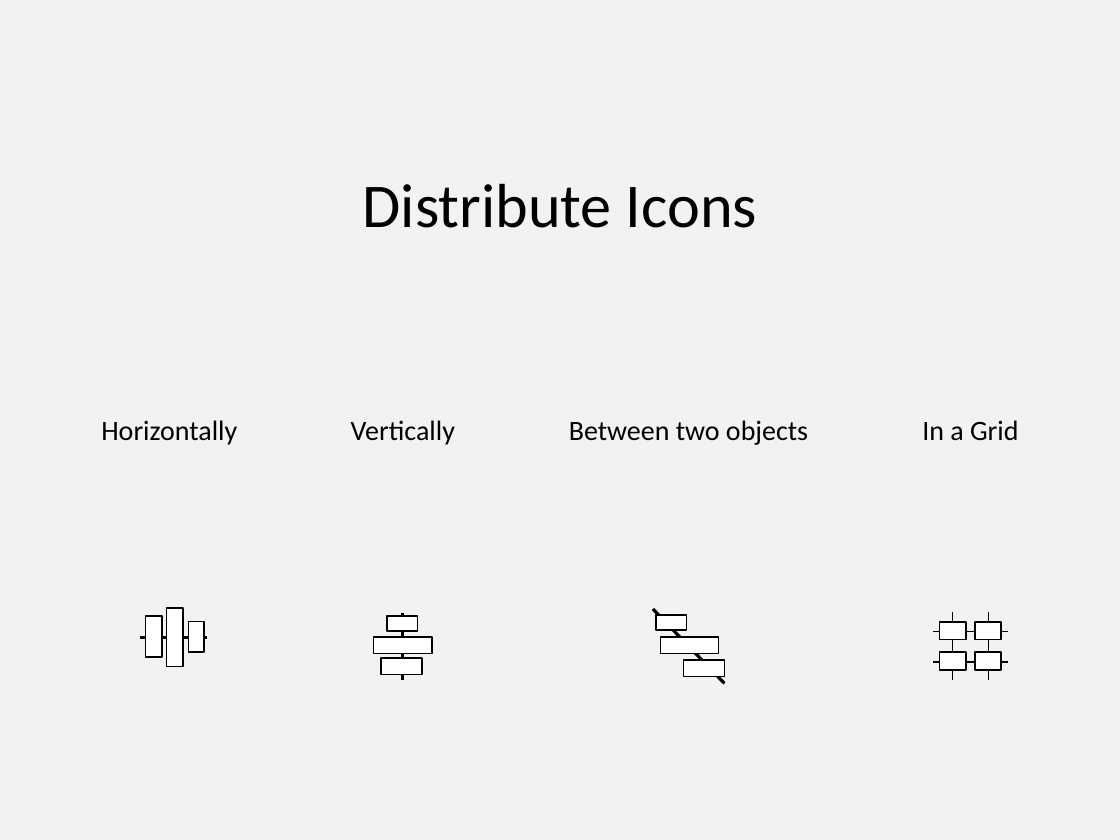
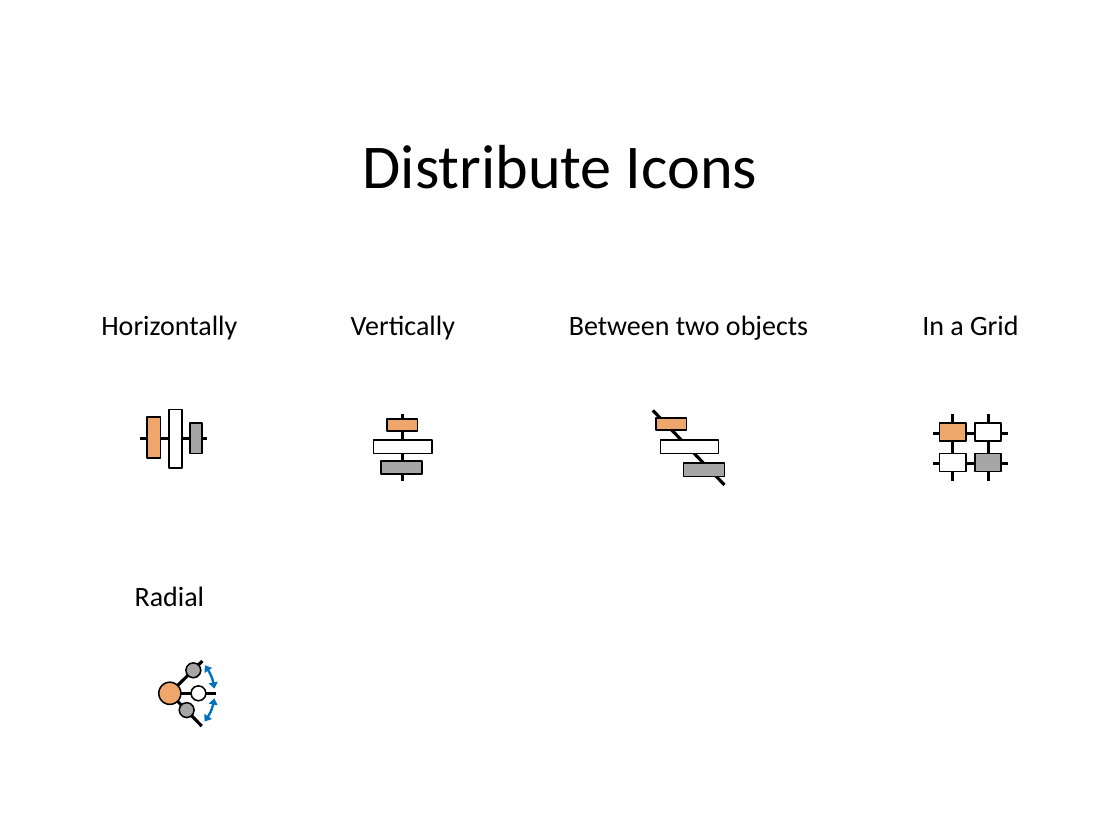
Before and after one commit to PowerPointLabs/PowerPointLabs, a slide deck: slide 4 of doc/Icons-PositionsLab.pptx. Drawn at 1120x840 pixels with LibreOffice and Linux fonts; fonts in the diff are those of the drawing. Boxes give left, top, right and bottom in pixels: in the first picture for what was removed or moved away, otherwise in the second. Text is boxed around its words. In the diff, an @@ line names an element or a change of style, - is before the commit and + after.

```diff
--- a/doc/Icons-PositionsLab.pptx
+++ b/doc/Icons-PositionsLab.pptx
@@ background #F2F2F2 to #FFFFFF @@
@@ text "Distribute Icons" moved from (x1=363, y1=183, x2=757, y2=228) to (x1=363, y1=144, x2=757, y2=189) @@
@@ 4 texts moved together from (x1=101, y1=420, x2=1018, y2=445) to (x1=101, y1=315, x2=1018, y2=340) @@
@@ rectangle moved from (x1=166, y1=609, x2=183, y2=667) to (x1=169, y1=410, x2=183, y2=468) @@
@@ rectangle resized from (x1=386, y1=616, x2=417, y2=632) to (x1=386, y1=419, x2=417, y2=431) @@
@@ fill #FFFFFF to #EFA66B in 4 elements at (x1=940, y1=423, x2=965, y2=441), (x1=147, y1=417, x2=161, y2=459), (x1=386, y1=419, x2=417, y2=431), (x1=656, y1=418, x2=687, y2=430) @@
@@ rectangle resized from (x1=656, y1=615, x2=687, y2=631) to (x1=656, y1=418, x2=687, y2=430) @@
@@ line (952, 413) - (952, 482): stroke #000000 0.75 pt to #000000 2 pt @@
@@ line (989, 413) - (989, 482): stroke #000000 0.75 pt to #000000 2 pt @@
@@ 7 lines, 6 rectangles moved together from (x1=140, y1=609, x2=1008, y2=683) to (x1=140, y1=410, x2=1008, y2=485) @@
@@ fill #FFFFFF to #A6A6A6 in 4 elements at (x1=974, y1=454, x2=1000, y2=472), (x1=381, y1=461, x2=422, y2=475), (x1=683, y1=464, x2=725, y2=477), (x1=189, y1=423, x2=202, y2=454) @@
@@ line (1008, 433) - (933, 433): stroke #000000 0.75 pt to #000000 2 pt @@
@@ 4 rectangles moved together from (x1=374, y1=637, x2=725, y2=676) to (x1=374, y1=440, x2=725, y2=477) @@
@@ line (1008, 464) - (933, 464): stroke #000000 0.75 pt to #000000 2 pt @@
@@ text added at (x1=135, y1=586, x2=205, y2=607), 18 pt, text #000000 @@
+Radial
@@ arc (boxed as its full ellipse) added at (x1=104, y1=628, x2=234, y2=758), outline #0070C0 1.5 pt @@
@@ group added at (x1=123, y1=647, x2=216, y2=739): 4 ellipses, 3 lines, 1 arc (boxed as its full ellipse) @@
```
Also in this commit, not shown: 5 other slides changed, 1 slide added, 4 other files.
